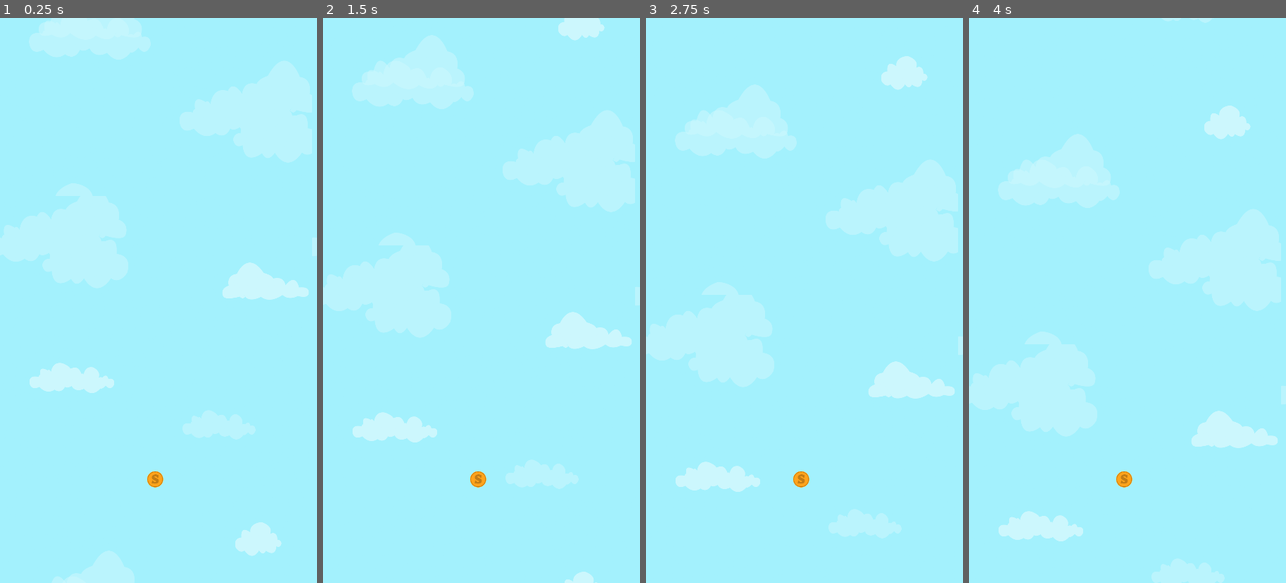
Above: before the commit, frames 1-4 (left to right).
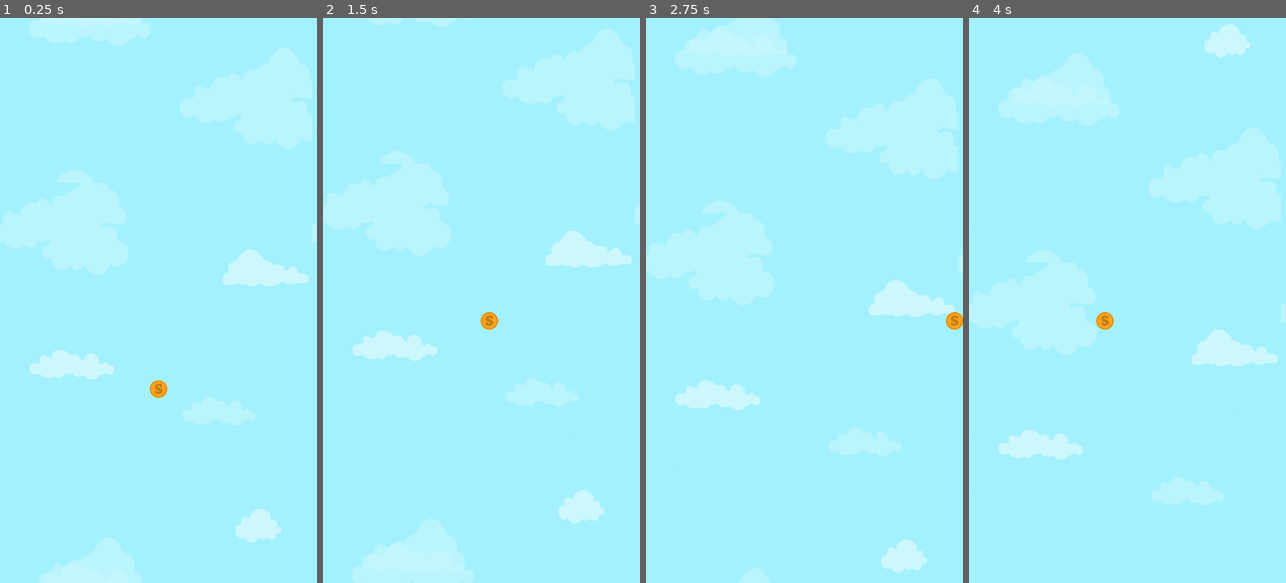
Above: after the commit, the same moments.

Repository: TheDoctorOfTime/Snake_Block
Game: Godot game, scene res://Scenes/Sandbox.tscn
Two runs of this game, one before a commit and one after it. Both use one fixed random seed, a clock stepped at 60 frames per second and the inputs below.
Inputs (mouse positions are in pixels of both pictures, inside the frame that each line leads up to):
- Up to frame 1 (0.25 s): no input
- Up to frame 2 (1.5 s): move the mouse to (551, 272) at 0.52 s; click (551, 272) at 0.67 s; drag from (418, 328) to (478, 481) at 1.27 s
- Up to frame 3 (2.75 s): move the mouse to (836, 176) at 2.02 s; click (836, 176) at 2.17 s
- Up to frame 4 (4 s): drag from (1111, 413) to (1032, 215) at 2.77 s; move the mouse to (1222, 385) at 3.52 s; click (1222, 385) at 3.67 s

The runs differ from the first frame. In frame 1, 3.5% of the frame differs, in the area x 9-98%, y 0-100%; in frame 2, 6.9%; in frame 3, 6.9%; in frame 4, 6.9%, in the area x 9-98%, y 1-93%.

Commit message:
Touch Updates
Snake VS Block

Diff:
--- a/Scenes/Sandbox.tscn
+++ b/Scenes/Sandbox.tscn
@@ -1,6 +1,5 @@
-[gd_scene load_steps=11 format=2]
+[gd_scene load_steps=10 format=2]
 
-[ext_resource path="res://Scripts/TouchController.gd" type="Script" id=1]
 [ext_resource path="res://Scenes/snake.tscn" type="PackedScene" id=2]
 [ext_resource path="res://Assets/Backgrounds/bg1.png" type="Texture" id=3]
 [ext_resource path="res://Scripts/Camera.gd" type="Script" id=4]
@@ -18,6 +17,7 @@
 	vec4 col = texture(TEXTURE, shiftedUV);
 	COLOR = col;
 }"
+custom_defines = ""
 
 [sub_resource type="ShaderMaterial" id=2]
 shader = SubResource( 1 )
@@ -31,7 +31,6 @@
 script = ExtResource( 7 )
 
 [node name="TouchController" type="Node2D" parent="."]
-script = ExtResource( 1 )
 
 [node name="MainCamera" type="Camera2D" parent="."]
 current = true
@@ -85,6 +84,4 @@
 scale = Vector2( 1.35633, 1.35633 )
 
 [node name="SnakeHead" parent="." instance=ExtResource( 2 )]
-position = Vector2( -13.0458, 698.276 )
-z_as_relative = false
-script = ExtResource( 1 )
+position = Vector2( 0, 868.39 )
--- a/Scenes/snake.tscn
+++ b/Scenes/snake.tscn
@@ -1,12 +1,15 @@
-[gd_scene load_steps=4 format=2]
+[gd_scene load_steps=5 format=2]
 
 [ext_resource path="res://Assets/snakeSkins/1/body.png" type="Texture" id=1]
-[ext_resource path="res://Scripts/snake.gd" type="Script" id=2]
+[ext_resource path="res://Scripts/TouchController.gd" type="Script" id=2]
 
 [sub_resource type="CircleShape2D" id=1]
-radius = 9.40842
+radius = 12.5735
 
-[node name="SnakeHead" type="KinematicBody2D"]
+[sub_resource type="CircleShape2D" id=2]
+radius = 37.1296
+
+[node name="KinematicBody2D" type="KinematicBody2D"]
 script = ExtResource( 2 )
 
 [node name="PlayerArea" type="Area2D" parent="."]
@@ -15,10 +18,8 @@
 scale = Vector2( 4, 4 )
 shape = SubResource( 1 )
 
-[node name="Head" type="CollisionShape2D" parent="."]
-scale = Vector2( 4, 4 )
-shape = SubResource( 1 )
+[node name="CollisionShape2D" type="CollisionShape2D" parent="."]
+shape = SubResource( 2 )
 
-[node name="skin" type="Sprite" parent="Head"]
-scale = Vector2( 0.229989, 0.229989 )
+[node name="SnakeHead" type="Sprite" parent="."]
 texture = ExtResource( 1 )
--- a/Scripts/Camera.gd
+++ b/Scripts/Camera.gd
@@ -21,7 +21,7 @@
 func _process(deltaTime):
 	if(isDead): return;
 
-	position = Vector2(currentPos.x, snakeHead.position.y-600);
+	position = Vector2(currentPos.x, snakeHead.position.y-300);
 
 	# Only shake when there's shake time remaining.
 	if _timer == 0:
--- a/Scripts/Spawner.gd
+++ b/Scripts/Spawner.gd
@@ -25,8 +25,7 @@
 
 	if(timer >= 0): timer -= deltaTime;
 	else:
-		if(get_parent().get_parent().get_node("SnakeHead").movingForward):
-			SpawnPreset();
+		SpawnPreset();
 		timer = GAP;
 
 func SpawnPreset():
--- a/Scripts/TouchController.gd
+++ b/Scripts/TouchController.gd
@@ -1,98 +1,65 @@
-extends Node2D
+extends KinematicBody2D
 
-const SPEED = 300 # pixel per second
-const MAX_TRACKING_DISTANCE = 400 # pixel
+const UP = Vector2(0, -1);
+const SPEED = 6000; # pixel per second
+const MAX_TRACKING_DISTANCE = 50; # pixel
+const SMALLEST_REGISTERED_OFFSET = 1.0;
 
-var screen_touch = false
-var path = []
+var screen_touch = false;
+var path = [];
 
+var motion = Vector2();
 
-func _unhandled_input(event):
-	if event is InputEventMouseButton and event.button_index == BUTTON_LEFT:
-		screen_touch = event.pressed
-		if screen_touch:
-			add_to_path(event.global_position)
-	elif event is InputEventMouseMotion and screen_touch:
-		add_to_path(event.global_position)
+var isHead;
 
+var forwardMovement = 750;
 
-func add_to_path(position):
-	var distance = global_position.distance_to(position)
-	if  distance > MAX_TRACKING_DISTANCE:
-		path.clear()
-	path.push_back(position)
+func _ready():
+	motion.y = -1 * forwardMovement;
 
+func _input(event):
+	if event is InputEventScreenTouch:
+		screen_touch = event.pressed;
+		if(!screen_touch): path.clear();
 
-func _physics_process(delta):
-	if path.empty(): return
-	var next_pos = path.front()
+	elif event is InputEventScreenDrag and screen_touch:
+		var distance = position.distance_to(event.position);
 
-	var direction = global_position.direction_to(next_pos)
-	var distance = global_position.distance_to(next_pos)
-	var reach = SPEED * delta
+		if distance <= MAX_TRACKING_DISTANCE:
+			if event.relative.length() >= SMALLEST_REGISTERED_OFFSET:
+				path.push_back(event.relative);
+		else:
+			path.clear();
+			path.push_back(position.direction_to (event.position) * distance);
 
-	if distance > reach:
-		# next_pos is out of reach in this frame
-		# => move as far as possible towards it!
-		global_position += direction * reach
-	elif distance < reach:
-		# next_pos is reachable in this frame
-		# =>  move there and remove it from the path
-		while distance < reach:
-			global_position += direction * distance
-			reach -= distance
-			path.pop_front()
+func _physics_process(deltaTime):
 
-			# check if theres another position in the path
-			# that we can already move towards
-			if path.empty(): return
-			next_pos = path.front()
-			direction = global_position.direction_to(next_pos)
-			distance = global_position.distance_to(next_pos)
+	if(!path.empty()):
+		motion.y = -1 * forwardMovement;
+		var next_offset = path.front();
 
+		var direction = next_offset.normalized().x;
+		var distance = next_offset.length();
+		var reach = SPEED * 0.078;
 
+		print(direction);
 
+		if distance > reach:
+			motion.x += direction * reach;
+			path[0] *= 1-reach/distance;
+		else:
+			while distance <= reach:
+				motion.x += direction * distance;
+				reach -= distance;
+				path.pop_front();
 
+				if path.empty(): return
+				next_offset = path.front();
+				direction = next_offset.normalized().x;
+				distance = next_offset.length();
 
+#			if distance > reach:
+#				motion.x += direction * reach;
+#				path[0] *= 1-reach/distance;
 
-
-
-
-
-
-
-
-
-
-
-
-#============================================#
-#                OLD CODE                    #
-#============================================#
-
-#var rel = Vector2();
-
-#var isDragging = false;
-#var isTouching = false;
-#var direction = 0;
-
-#func _input(event):
-#	if event is InputEventScreenDrag:
-#		rel = event.get_relative().normalized();
-#
-#		if(rel.x > 0): direction = 1;
-#		elif(rel.x < 0): direction = -1;
-#		else: direction = direction;
-#
-#		isDragging = true;
-#
-#	if event is InputEventScreenTouch:
-#		if (event.pressed): isTouching;
-#		else: isTouching = false;
-#		if (!event.pressed && isDragging):
-#			direction = 0;
-#			isDragging = false;
-
-#THE PLAN:
-#GET FINGER LOCATION AND IF SNAKE IS WITHIN A 5% DIFFERENCE OF THE FINGER POSITION
-#THEN THE SNAKE STAYS PUT, ELSE THE SNAKE WILL MOVE TOWARDS THE FIRNGER POSITION
+	motion = move_and_slide(motion, UP);
